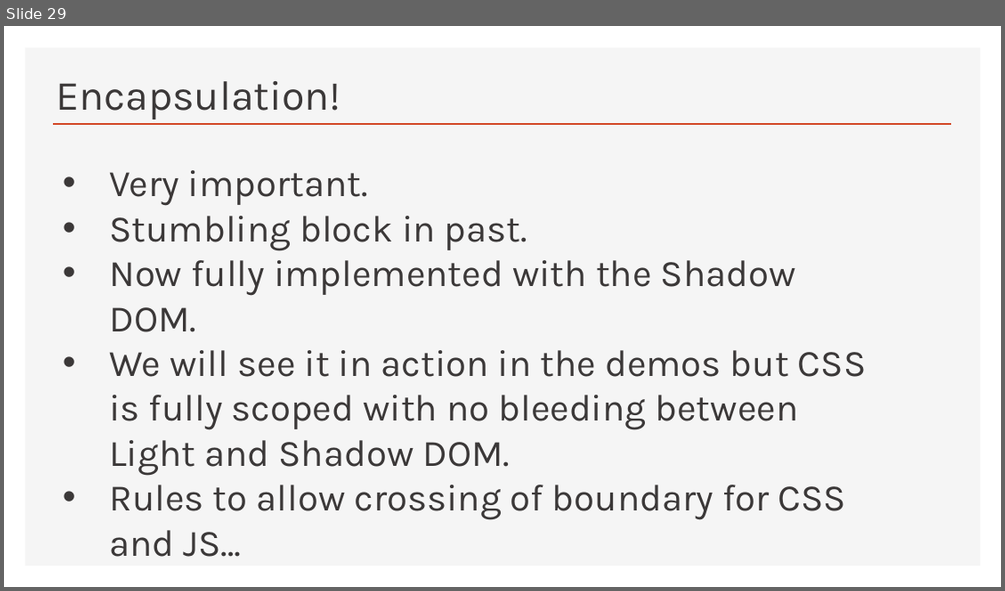
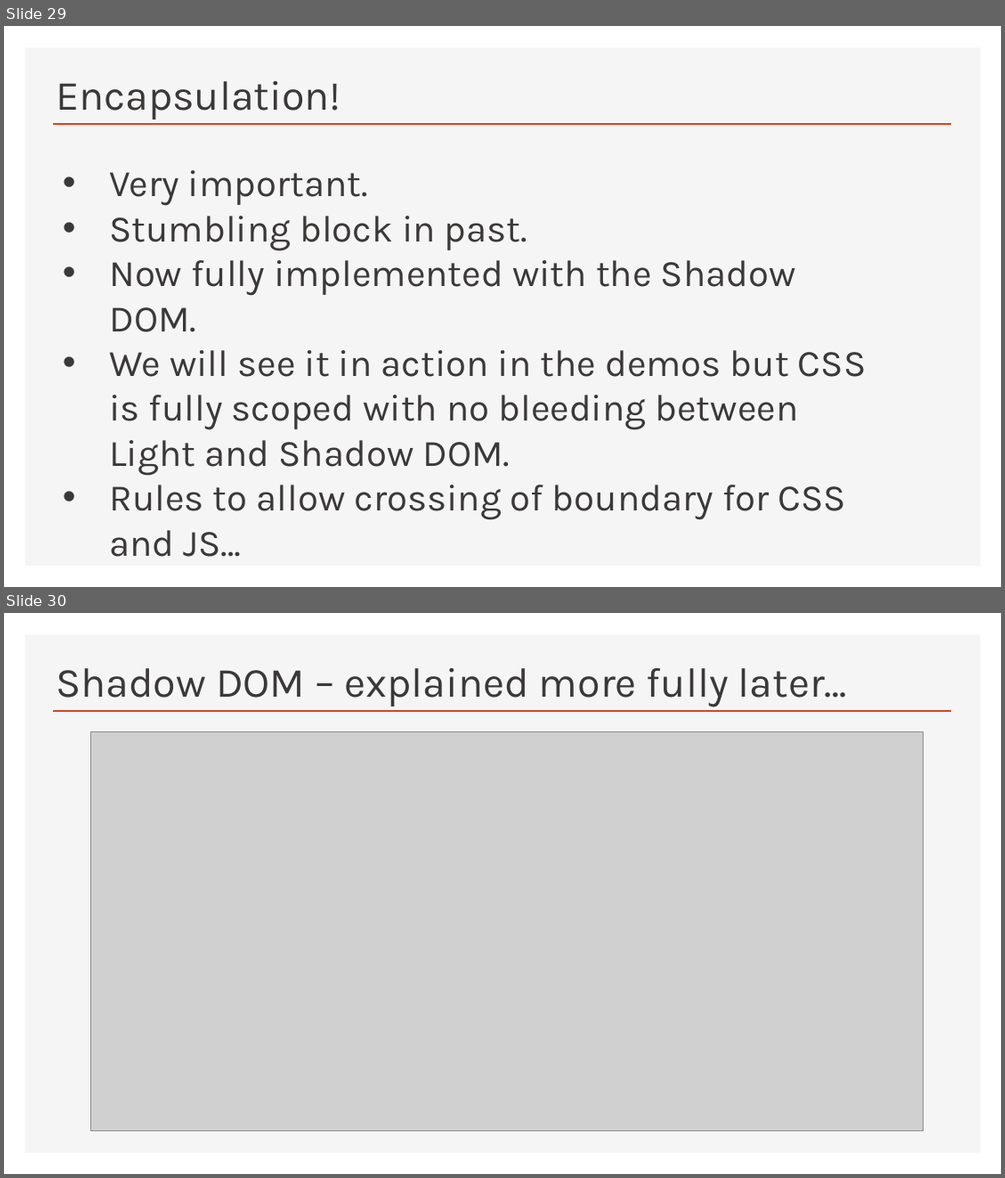
Before and after one commit to Python-Test-Engineer/web-components-v1, a slide deck: SLIDES/talk.pptx. Shown one above the other, each under a label of ours: slide 29 before the commit, slides 29 and 30 after it. The pictures are 1005x591 and 1005x1178 pixels, drawn with LibreOffice and Linux fonts; fonts in the diff are those of the drawing; grey boxes stand for pictures. Boxes give left, top, right and bottom in pixels: in the first picture for what was removed or moved away, otherwise in the second. Text is boxed around its words. In the diff, an @@ line names an element or a change of style, - is before the commit and + after.

```diff
--- a/SLIDES/talk.pptx
+++ b/SLIDES/talk.pptx
@@ slide 30 added at box(4, 613, 1001, 1174), background #FFFFFF; not listed: 2 template elements that a slide beside it also shows @@
@@ title added at box(56, 668, 847, 706), 40 pt, text #3B3838 @@
+Shadow DOM – explained more fully later…
@@ picture added at box(90, 732, 923, 1131) @@
```
Also in this commit, not shown: 2 slides changed, 2 other slides added, 5 other files.
